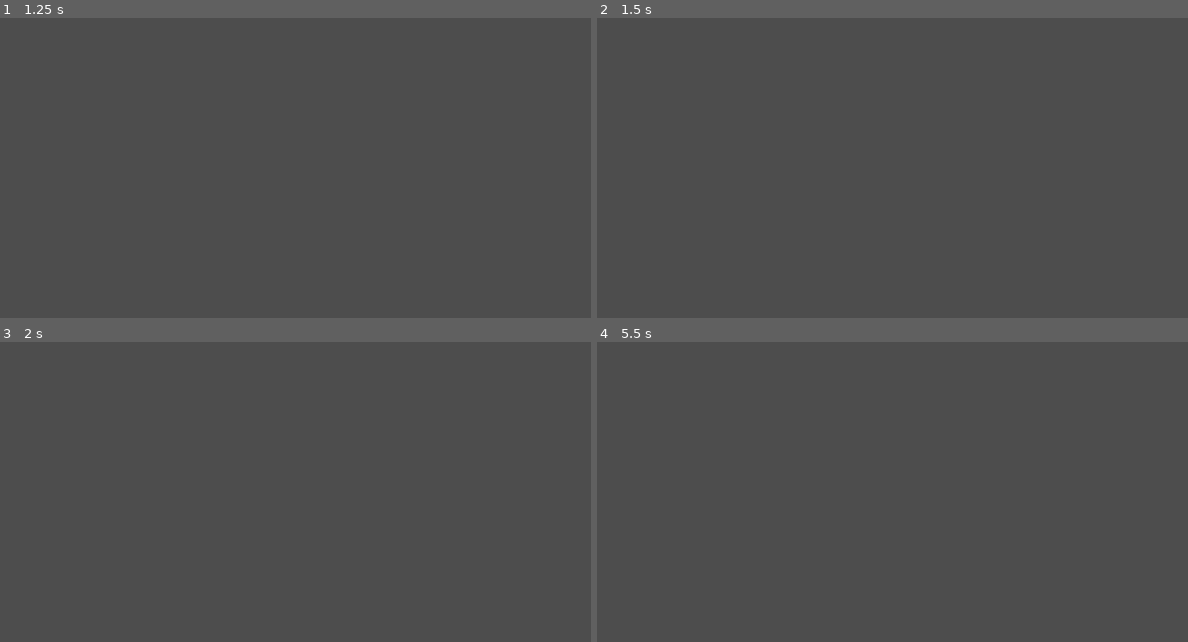
Above: before the commit, frames 1-4 (two rows, left to right).
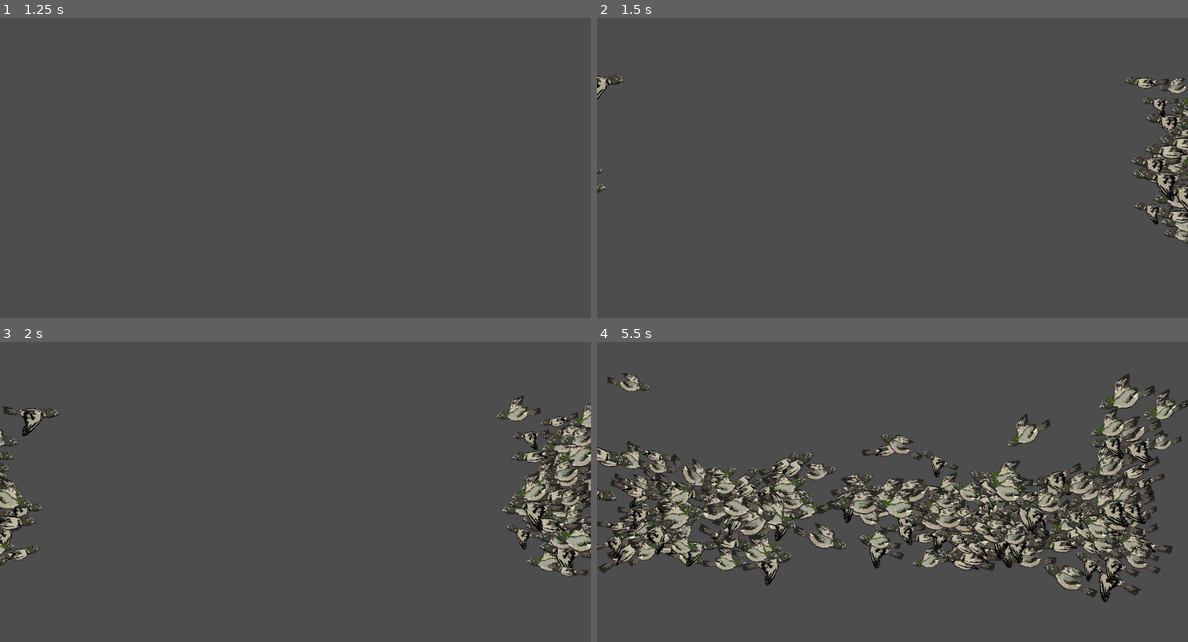
Above: after the commit, the same moments.

Repository: terebigeemu/utsjam
Game: Godot game, scene res://test/test_flock_scene.tscn
Same seed, same stepped clock (60 frames per second), same inputs: the game is played once before the commit and once after it. This scene is started directly instead of the project's main scene.
Inputs (mouse positions are in pixels of both pictures, inside the frame that each line leads up to):
- Up to frame 1 (1.25 s): tap Enter at 0.5 s; move the mouse to (425, 159) at 0.52 s; click (425, 159) at 0.6 s
- Up to frame 2 (1.5 s): tap Space at 1.25 s; move the mouse to (774, 192) at 1.27 s; click (774, 192) at 1.35 s
- Up to frame 3 (2 s): no input
- Up to frame 4 (5.5 s): move the mouse to (951, 426) at 2.02 s; click (951, 426) at 2.1 s; move the mouse to (862, 564) at 2.77 s; click (862, 564) at 2.85 s; move the mouse to (1069, 549) at 3.52 s; click (1069, 549) at 3.6 s; move the mouse to (715, 450) at 4.27 s; click (715, 450) at 4.35 s; move the mouse to (922, 498) at 5.02 s; click (922, 498) at 5.1 s

Frame 1 is identical in both runs. In frame 2, 2.4% of the frame differs, in the area x 0-100%, y 18-76%; in frame 3, 5.6%; in frame 4, 22%, in the area x 0-100%, y 10-87%.

Commit message:
Revert "Merge branch 'main' of https://github.com/terebigeemu/utsjam"
This reverts commit 33c5b6730e8ad928c1bd6bb9979b8bb87f25d1e5, reversing
changes made to 0b916761bde52b08e96b2367d2c95a8635ba2591.

Diff:
--- a/Scripts/Timers.gd
+++ b/Scripts/Timers.gd
@@ -1,29 +1,15 @@
 extends Node2D
 
-const bird = preload("res://test/test_bird.tscn")
+const bird = preload("res://animatedBird.tscn")
 
 func _ready():
-#	pigeon_spawn()
 	_random_time()
 
 func _random_time():
-	var spawnTime = randf_range(3.0, 7.0)
+	var spawnTime = randf_range(0.3, 2.0)
 	$SpawnTimer.start(spawnTime)
 
 func _on_spawn_timer_timeout() -> void:
-	pigeon_spawn()
-
-func pigeon_spawn():
-	var dir := bool(randi() % 2)
-	for i in range(20):
-		var instance = bird.instantiate()
-		var pos := Vector2.from_angle(2*PI*randf())
-		pos *= 100 * randf()
-		pos += Vector2(-100,randf_range(100,200))
-		if not dir:
-			instance.scale.x = -1
-			# very naughty practice
-			instance.position = pos - Vector2(100,0)
-		else:
-			instance.position = pos + Vector2(960+200,0)
-		add_child(instance)
+	var new_bird = bird.instantiate()
+	add_child(new_bird)
+	_random_time()
--- a/main.tscn
+++ b/main.tscn
@@ -1,5 +1,6 @@
 [gd_scene format=3 uid="uid://bp5n2hn8cepcm"]
 
+[ext_resource type="Script" uid="uid://bx7uyi0cx4q3a" path="res://scripts/Timers.gd" id="1_1bvp3"]
 [ext_resource type="Texture2D" uid="uid://b1wpcnfxd63w3" path="res://assets/SkyPlaceholder.png" id="1_ig7tw"]
 [ext_resource type="Script" uid="uid://cim3sjeowg583" path="res://scripts/ball.gd" id="2_h2yge"]
 [ext_resource type="Texture2D" uid="uid://os3agvkoylkn" path="res://assets/CannonBallPlaceHolder.png" id="3_1bvp3"]
@@ -23,6 +24,7 @@
 bounce = 0.3
 
 [node name="Main" type="Node2D" unique_id=790340846]
+script = ExtResource("1_1bvp3")
 
 [node name="Background" type="Sprite2D" parent="." unique_id=1946275568]
 position = Vector2(482, 280)
--- a/test/test_bird.tscn
+++ b/test/test_bird.tscn
@@ -5,11 +5,6 @@
 [ext_resource type="Texture2D" uid="uid://b70ua0r80eynd" path="res://Sprites/Bird/Pigeon/Bird_02.png" id="3_k1aou"]
 [ext_resource type="Texture2D" uid="uid://bbrkwu6hmcgw3" path="res://Sprites/Bird/Pigeon/Bird_03.png" id="4_8mls6"]
 [ext_resource type="Texture2D" uid="uid://gb0y4bpuuf6p" path="res://Sprites/Bird/Pigeon/Bird_04.png" id="5_xxiod"]
-
-[sub_resource type="PhysicsMaterial" id="PhysicsMaterial_xuqvo"]
-rough = true
-bounce = 0.29
-absorbent = true
 
 [sub_resource type="SpriteFrames" id="SpriteFrames_s3r25"]
 animations = [{
@@ -31,21 +26,12 @@
 "speed": 10.0
 }]
 
-[sub_resource type="CircleShape2D" id="CircleShape2D_72jeb"]
-
-[node name="Node2D2" type="Node2D" unique_id=1922979459]
+[node name="Node2D" type="Node2D" unique_id=1922979459]
 position = Vector2(-1, -1)
 script = ExtResource("1_ejgwb")
 
-[node name="AnimatableBody2D" type="AnimatableBody2D" parent="." unique_id=1983407413]
-physics_material_override = SubResource("PhysicsMaterial_xuqvo")
-
-[node name="AnimatedSprite2D" type="AnimatedSprite2D" parent="AnimatableBody2D" unique_id=1169822462]
+[node name="AnimatedSprite2D" type="AnimatedSprite2D" parent="." unique_id=1169822462]
 sprite_frames = SubResource("SpriteFrames_s3r25")
 animation = &"flap"
 
-[node name="CollisionShape2D" type="CollisionShape2D" parent="AnimatableBody2D" unique_id=1758691481]
-scale = Vector2(8, 8)
-shape = SubResource("CircleShape2D_72jeb")
-
-[connection signal="animation_finished" from="AnimatableBody2D/AnimatedSprite2D" to="." method="_on_animation_finished"]
+[connection signal="animation_finished" from="AnimatedSprite2D" to="." method="_on_animation_finished"]
--- a/test/test_flock_scene.gd
+++ b/test/test_flock_scene.gd
@@ -6,31 +6,31 @@
 # Timer Function from Thomas
 
 func _ready():
-	#pigeon_spawn()
 	_random_time()
 
 func _random_time():
-	var spawnTime = randf_range(3.0, 7.0)
+	var spawnTime = randf_range(0.3, 2.0)
 	$Timer.start(spawnTime)
 
 func _on_spawn_timer_timeout() -> void:
-	pigeon_spawn()
-# Modified Loop from Leo
-func pigeon_spawn():
-	var dir := bool(randi() % 2)
-	for i in range(8):
-		var instance = bird_node.instantiate()
+	for i in range(100):
 		var pos := Vector2.from_angle(2*PI*randf())
 		pos *= 100 * randf()
-		pos += Vector2(-100,randf_range(100,200))
-		if not dir:
-			instance.scale.x = -1
-			# very naughty practice
-			instance.position = pos - Vector2(100,0)
-		else:
-			instance.position = pos + Vector2(960+200,0)
-		add_child(instance)
+		pos += Vector2(0,randf_range(120,380))
+		pigeon_spawn(pos)
 
+func pigeon_spawn(pos):
+	var instance = bird_node.instantiate()
+
+#	# randomly give them the diff stuff
+	if randf() < 0.5:
+		#instance.get_node("AnimatedSprite2D").flip_h = true
+		instance.scale.x = -1
+		# very naughty practice
+		instance.position = pos - Vector2(100,0)
+	else:
+		instance.position = pos + Vector2(960,0)
+	add_child(instance)
 
 # if told to die or makes contact with the ball, just change
 # it to a dropping bird animation
